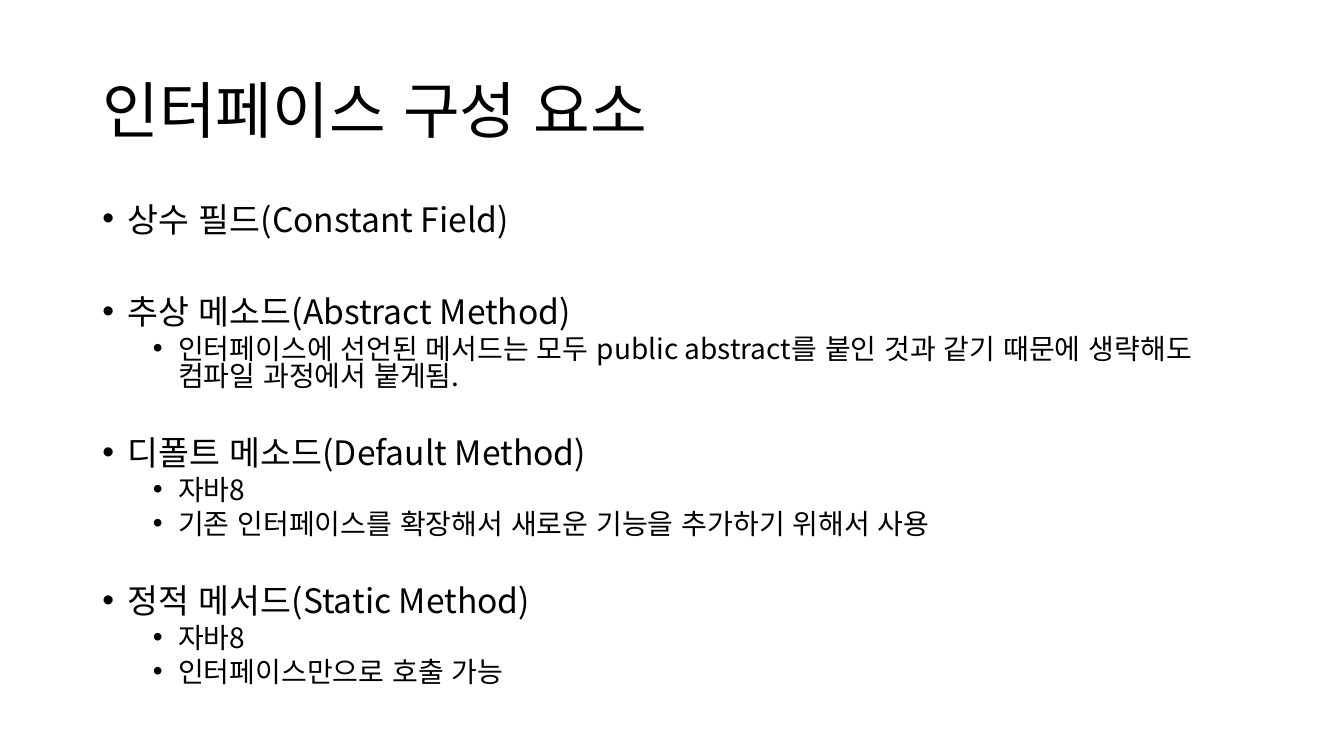
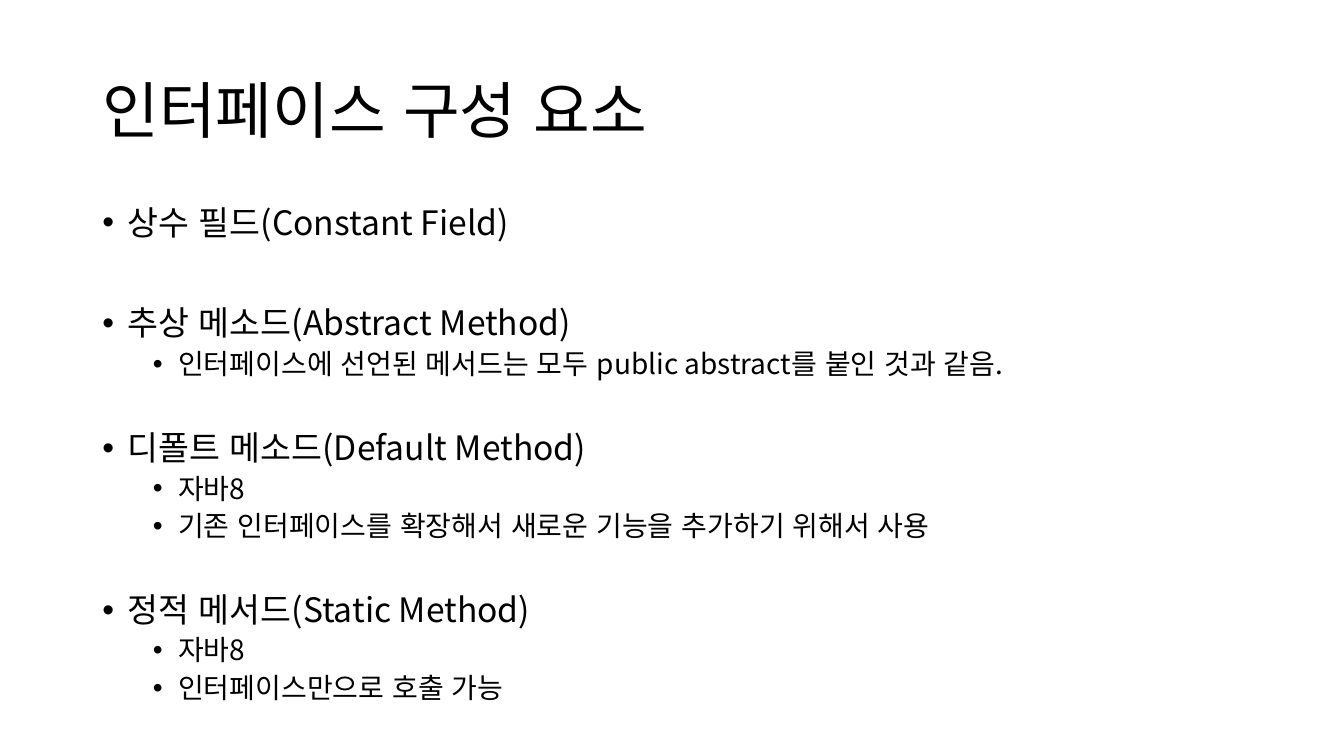
Before and after one commit to YonghoChoi/develop-note, a slide deck: slide 37 of ppt/객체지향 기본.pptx (slide 33 before the commit). Drawn at 1344x756 pixels with LibreOffice and Linux fonts; fonts in the diff are those of the drawing. Boxes give left, top, right and bottom in pixels: in the first picture for what was removed or moved away, otherwise in the second. Text is boxed around its words. In the diff, an @@ line names an element or a change of style, - is before the commit and + after.

```diff
--- a/ppt/객체지향 기본.pptx
+++ b/ppt/객체지향 기본.pptx
@@ text at (128, 207, 930, 701): line spacing 0.8 to 0.9 @@
@@ text at (178, 350, 1004, 381): text changed @@
-  • 인터페이스에 선언된 메서드는 모두 public abstract를 붙인 것과 같기 때문에 생략해도 컴파일 과정에서 붙게됨.
+  • 인터페이스에 선언된 메서드는 모두 public abstract를 붙인 것과 같음.
```
Also in this commit, not shown: 16 other slides changed, 7 slides added.
